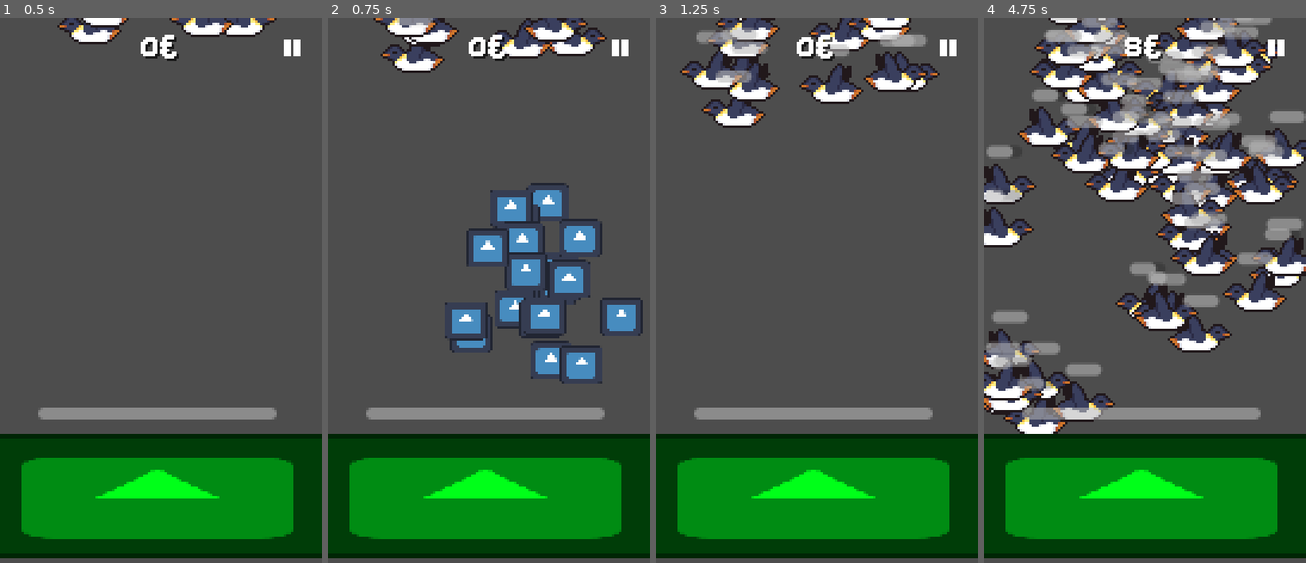
Above: before the commit, frames 1-4 (left to right).
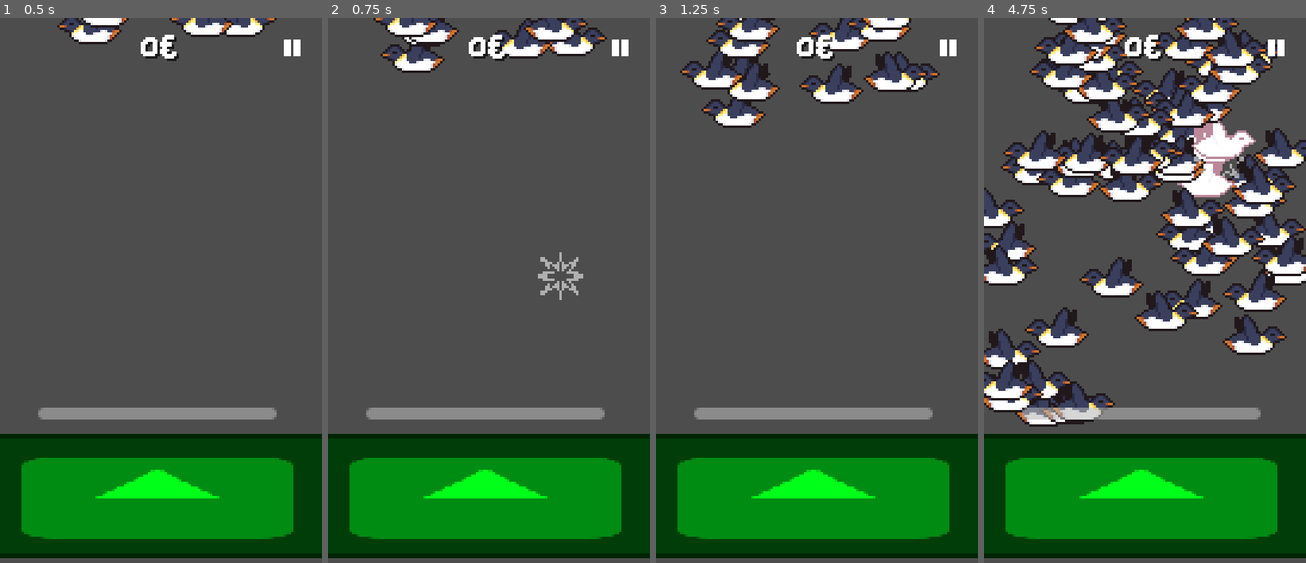
Above: after the commit, the same moments.

Repository: Ninesliced/enstabattage
Game: Godot game, scene res://scenes/main.tscn
Same seed, same stepped clock (60 frames per second), same inputs: the game is played once before the commit and once after it. The engine's default icon, where the game draws it, is replaced by a stand-in: a white triangle on a blue panel in a dark square.
Inputs (mouse positions are in pixels of both pictures, inside the frame that each line leads up to):
- Up to frame 1 (0.5 s): no input
- Up to frame 2 (0.75 s): move the mouse to (559, 274) at 0.52 s; click (559, 274) at 0.67 s
- Up to frame 3 (1.25 s): no input
- Up to frame 4 (4.75 s): drag from (1080, 334) to (1235, 72) at 1.27 s; move the mouse to (1177, 176) at 2.02 s; click (1177, 176) at 2.17 s; drag from (1128, 421) to (1157, 132) at 2.77 s; move the mouse to (1241, 388) at 3.52 s; click (1241, 388) at 3.67 s; drag from (1048, 219) to (1254, 148) at 4.27 s

Frame 1 is identical in both runs. In frame 2, 7.0% of the frame differs, in the area x 21-98%, y 0-68%; in frame 3, 1.4%; in frame 4, 22%, in the area x 0-100%, y 0-77%.
Error after the commit: Cannot call method 'instantiate' on a null value. (res://scenes/enemy/enemy.gd:21)

Commit message:
particle_ahhhhhhh

Diff:
--- /dev/null
+++ b/enstabattage/scenes/death_particle.tscn
@@ -0,0 +1,36 @@
+[gd_scene load_steps=5 format=3 uid="uid://coep83lsvif25"]
+
+[ext_resource type="Texture2D" uid="uid://dbm67nvtkeftm" path="res://images/particles/circle.png" id="1_mmptd"]
+
+[sub_resource type="Curve" id="Curve_70hkj"]
+max_value = 100.0
+_data = [Vector2(0, 100), 0.0, 0.0, 0, 0, Vector2(1, 1), 0.0, 0.0, 0, 0]
+point_count = 2
+
+[sub_resource type="Curve" id="Curve_6415w"]
+_data = [Vector2(0, 1), 0.0, 0.0, 0, 0, Vector2(0.0224719, 1), 0.0, 0.0, 0, 0, Vector2(1, 0), 0.0, 0.0, 0, 0]
+point_count = 3
+
+[sub_resource type="Gradient" id="Gradient_xuo7g"]
+interpolation_mode = 1
+offsets = PackedFloat32Array(0, 0.486667, 1)
+colors = PackedColorArray(0.529412, 0, 0, 1, 0.398817, 0.0122507, 0.0128919, 1, 0.261066, 0.0251726, 0.0264902, 1)
+
+[node name="DeathParticle" type="CPUParticles2D"]
+emitting = false
+amount = 100
+lifetime = 0.3
+one_shot = true
+explosiveness = 0.8
+lifetime_randomness = 0.24
+texture = ExtResource("1_mmptd")
+spread = 180.0
+gravity = Vector2(0, 0)
+initial_velocity_max = 400.0
+damping_min = 25.0
+damping_max = 50.0
+damping_curve = SubResource("Curve_70hkj")
+scale_amount_min = 0.4
+scale_amount_max = 0.5
+scale_amount_curve = SubResource("Curve_6415w")
+color_initial_ramp = SubResource("Gradient_xuo7g")
--- a/enstabattage/scenes/enemy/enemy.gd
+++ b/enstabattage/scenes/enemy/enemy.gd
@@ -2,15 +2,26 @@
 class_name Enemy
 
 @export var damage = 1
+@export_file("*.tscn") var particle_path: String
 
 @onready var animation_player = $AnimationPlayer
+@onready var death_particle = $DeathParticle
 
 var rng = RandomNumberGenerator.new()
+var particle_file : PackedScene
+
+func _ready() -> void:
+	super()
+	particle_file = load(particle_path)
 
 func _process(delta: float) -> void:
 	super(delta)
 
 func _on_died() -> void:
+	var particle = particle_file.instantiate()
+	particle.set_global_position(global_position)
+	particle.emitting = true
+	get_parent().add_child(particle)
 	Global.add_money(1)
 
 
--- a/enstabattage/scenes/enemy/enemy.tscn
+++ b/enstabattage/scenes/enemy/enemy.tscn
@@ -27,7 +27,7 @@
 tracks/0/interp = 1
 tracks/0/loop_wrap = true
 tracks/0/keys = {
-"times": PackedFloat32Array(0),
+"times": PackedFloat32Array(0.0666667),
 "transitions": PackedFloat32Array(1),
 "update": 0,
 "values": [Vector2(1, 1)]
@@ -73,11 +73,13 @@
 [node name="Enemy" instance=ExtResource("1_ucae0")]
 script = ExtResource("2_b68ly")
 damage = 1
+particle_path = ""
 max_life = 3
 is_enemy = true
 
 [node name="Sprite2D" parent="." index="0"]
 sprite_frames = SubResource("SpriteFrames_84l32")
+frame_progress = 0.0642246
 
 [node name="LifeDisplay" parent="." index="1"]
 z_index = 10
--- a/enstabattage/scenes/enemy/penguin/penguin.tscn
+++ b/enstabattage/scenes/enemy/penguin/penguin.tscn
@@ -34,3 +34,6 @@
 position = Vector2(0, 0)
 sprite_frames = SubResource("SpriteFrames_br0t3")
 frame_progress = 0.46044
+
+[node name="LifeDisplay" parent="." index="1"]
+visible = false
--- a/enstabattage/scenes/main.tscn
+++ b/enstabattage/scenes/main.tscn
@@ -61,7 +61,7 @@
 scale = Vector2(0.668896, 0.668896)
 
 [node name="TouchManager" parent="." instance=ExtResource("3_26ion")]
-entity_path = "res://scenes/touch_manager/big_shot_touch/big_shot_touch.tscn"
+entity_path = "res://scenes/touch_manager/mini_touch/mini_touch.tscn"
 
 [node name="Tower" parent="." instance=ExtResource("4_64jbq")]
 position = Vector2(66, 200)
--- a/enstabattage/scenes/spawner.tscn
+++ b/enstabattage/scenes/spawner.tscn
@@ -1,9 +1,6 @@
-[gd_scene load_steps=2 format=3 uid="uid://crd71ngtc1hft"]
-
-[ext_resource type="Script" path="res://scenes/spawner.gd" id="1_1phnf"]
+[gd_scene format=3 uid="uid://crd71ngtc1hft"]
 
 [node name="Spawner" type="Node2D"]
-script = ExtResource("1_1phnf")
 
 [node name="SpawnTimer" type="Timer" parent="."]
 autostart = true
--- a/enstabattage/scenes/touch_manager/normal_touch/normal_touch.gd
+++ b/enstabattage/scenes/touch_manager/normal_touch/normal_touch.gd
@@ -3,6 +3,7 @@
 @onready var flash = $Flash
 @onready var hit_box = $HitBox
 @onready var life_span_timer = $LifeSpanTimer
+@onready var life
 @export var damage = 1
 @export var coodown_time = .2
 @export var is_auto = false
@@ -27,6 +28,7 @@
 
 func _on_start_timer_timeout() -> void:
 	flash.show()
+	flash.play("default")
 	hit_box.disabled = false
 	life_span_timer.start()
 
--- a/enstabattage/scenes/touch_manager/normal_touch/normal_touch.tscn
+++ b/enstabattage/scenes/touch_manager/normal_touch/normal_touch.tscn
@@ -1,7 +1,50 @@
-[gd_scene load_steps=4 format=3 uid="uid://c45e5sxies4ac"]
+[gd_scene load_steps=10 format=3 uid="uid://c45e5sxies4ac"]
 
 [ext_resource type="Script" path="res://scenes/touch_manager/normal_touch/normal_touch.gd" id="1_u8l8g"]
-[ext_resource type="Texture2D" uid="uid://bq8f3316p327" path="res://icon.svg" id="2_un2y3"]
+[ext_resource type="Texture2D" uid="uid://bhbefrn5cqn1s" path="res://images/particles/star_splash.png" id="2_sqtx1"]
+
+[sub_resource type="AtlasTexture" id="AtlasTexture_77poi"]
+atlas = ExtResource("2_sqtx1")
+region = Rect2(0, 0, 30, 30)
+
+[sub_resource type="AtlasTexture" id="AtlasTexture_iffvc"]
+atlas = ExtResource("2_sqtx1")
+region = Rect2(30, 0, 30, 30)
+
+[sub_resource type="AtlasTexture" id="AtlasTexture_263xi"]
+atlas = ExtResource("2_sqtx1")
+region = Rect2(60, 0, 30, 30)
+
+[sub_resource type="AtlasTexture" id="AtlasTexture_pbyi5"]
+atlas = ExtResource("2_sqtx1")
+region = Rect2(90, 0, 30, 30)
+
+[sub_resource type="AtlasTexture" id="AtlasTexture_18db0"]
+atlas = ExtResource("2_sqtx1")
+region = Rect2(120, 0, 30, 30)
+
+[sub_resource type="SpriteFrames" id="SpriteFrames_q7e4i"]
+animations = [{
+"frames": [{
+"duration": 1.0,
+"texture": SubResource("AtlasTexture_77poi")
+}, {
+"duration": 1.0,
+"texture": SubResource("AtlasTexture_iffvc")
+}, {
+"duration": 1.0,
+"texture": SubResource("AtlasTexture_263xi")
+}, {
+"duration": 1.0,
+"texture": SubResource("AtlasTexture_pbyi5")
+}, {
+"duration": 1.0,
+"texture": SubResource("AtlasTexture_18db0")
+}],
+"loop": true,
+"name": &"default",
+"speed": 35.0
+}]
 
 [sub_resource type="CircleShape2D" id="CircleShape2D_31g3u"]
 radius = 11.0
@@ -10,10 +53,12 @@
 script = ExtResource("1_u8l8g")
 coodown_time = 0.1
 
-[node name="Flash" type="Sprite2D" parent="."]
-position = Vector2(3.57628e-07, -4.47035e-07)
-scale = Vector2(0.140625, 0.125)
-texture = ExtResource("2_un2y3")
+[node name="Flash" type="AnimatedSprite2D" parent="."]
+modulate = Color(1, 1, 1, 0.552941)
+position = Vector2(4.23516e-22, -1.69407e-21)
+scale = Vector2(0.8, 0.8)
+sprite_frames = SubResource("SpriteFrames_q7e4i")
+frame_progress = 0.986963
 
 [node name="HitBox" type="CollisionShape2D" parent="."]
 shape = SubResource("CircleShape2D_31g3u")
Not shown, added: enstabattage/images/particles/star_splash.png.import
Not shown: 1 places in enstabattage/scenes/main.tscn that only renumber resources
